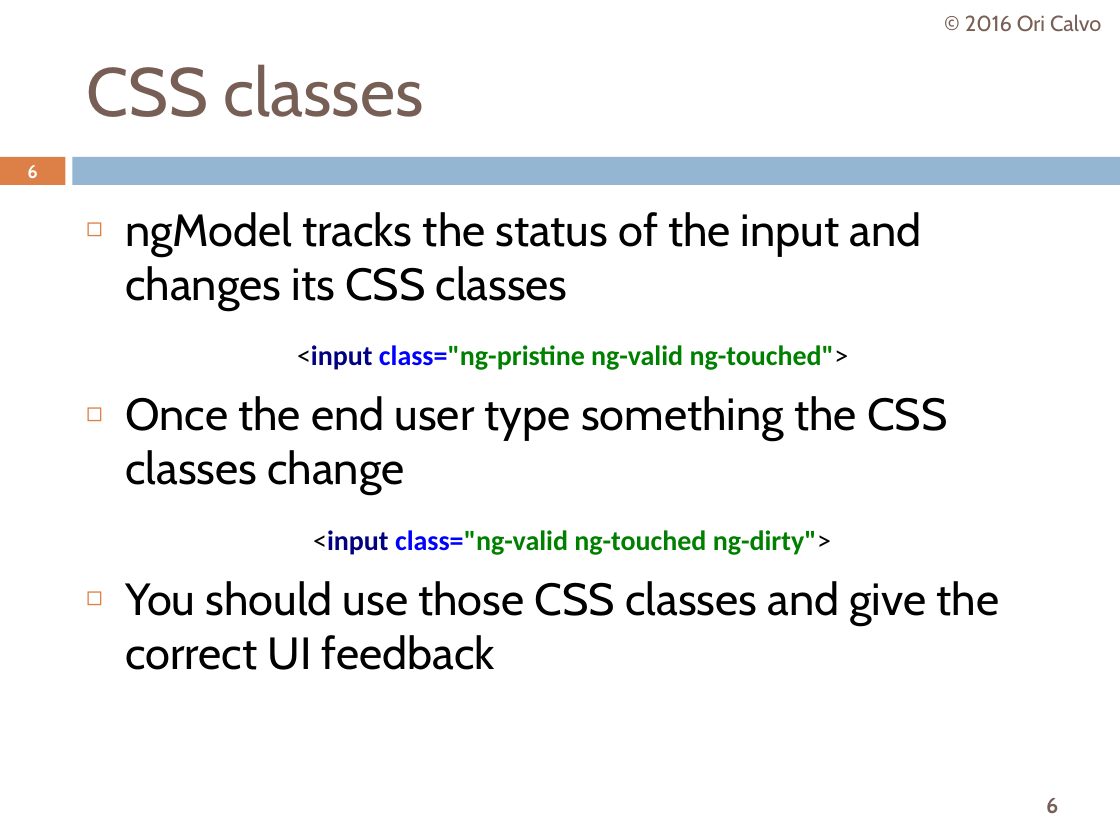
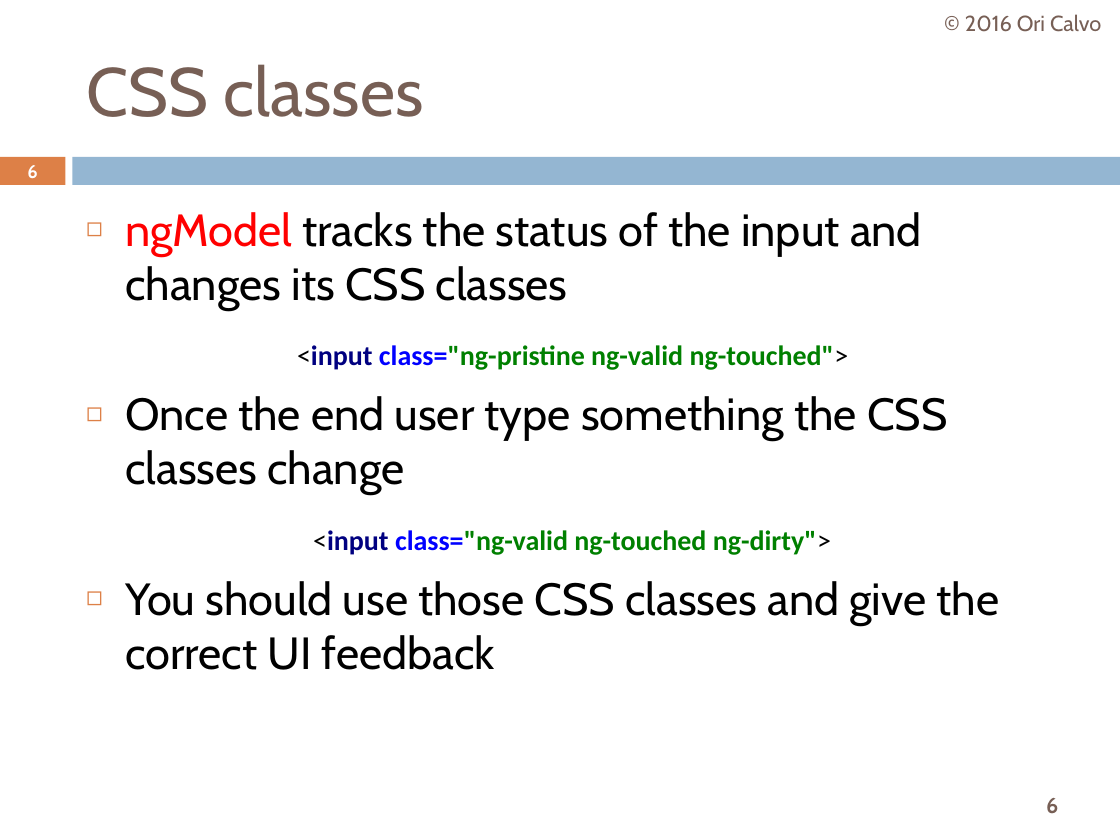
Before and after one commit to oricalvo/course-angular, a slide deck: slide 6 of PPTs/08 Forms.pptx. Drawn at 1120x840 pixels with LibreOffice and Linux fonts; fonts in the diff are those of the drawing. Boxes give left, top, right and bottom in pixels: in the first picture for what was removed or moved away, otherwise in the second. Text is boxed around its words. In the diff, an @@ line names an element or a change of style, - is before the commit and + after.

```diff
--- a/PPTs/08 Forms.pptx
+++ b/PPTs/08 Forms.pptx
@@ text at box(125, 212, 922, 311): text colour #000000 to #FF0000 in "ngModel" @@
```
Also in this commit, not shown: 10 other slides changed, 1 slide added, 2 other files.
